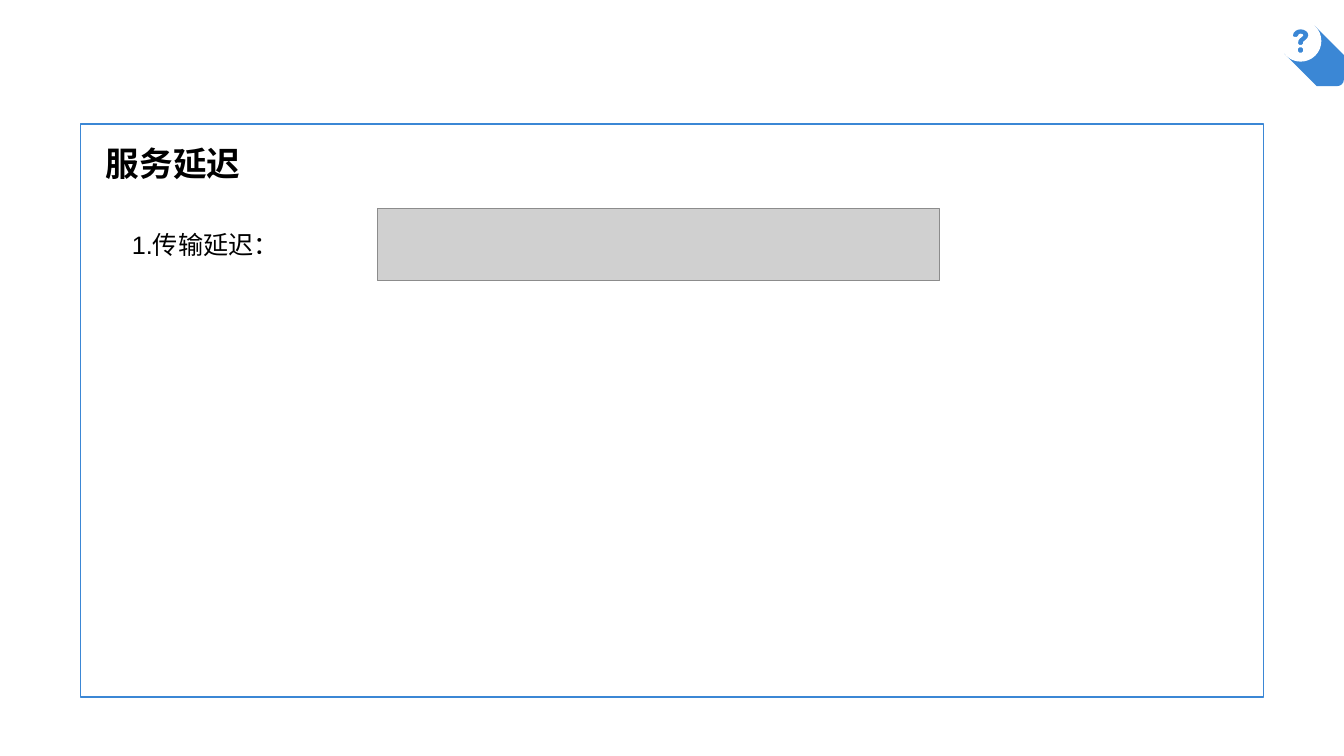
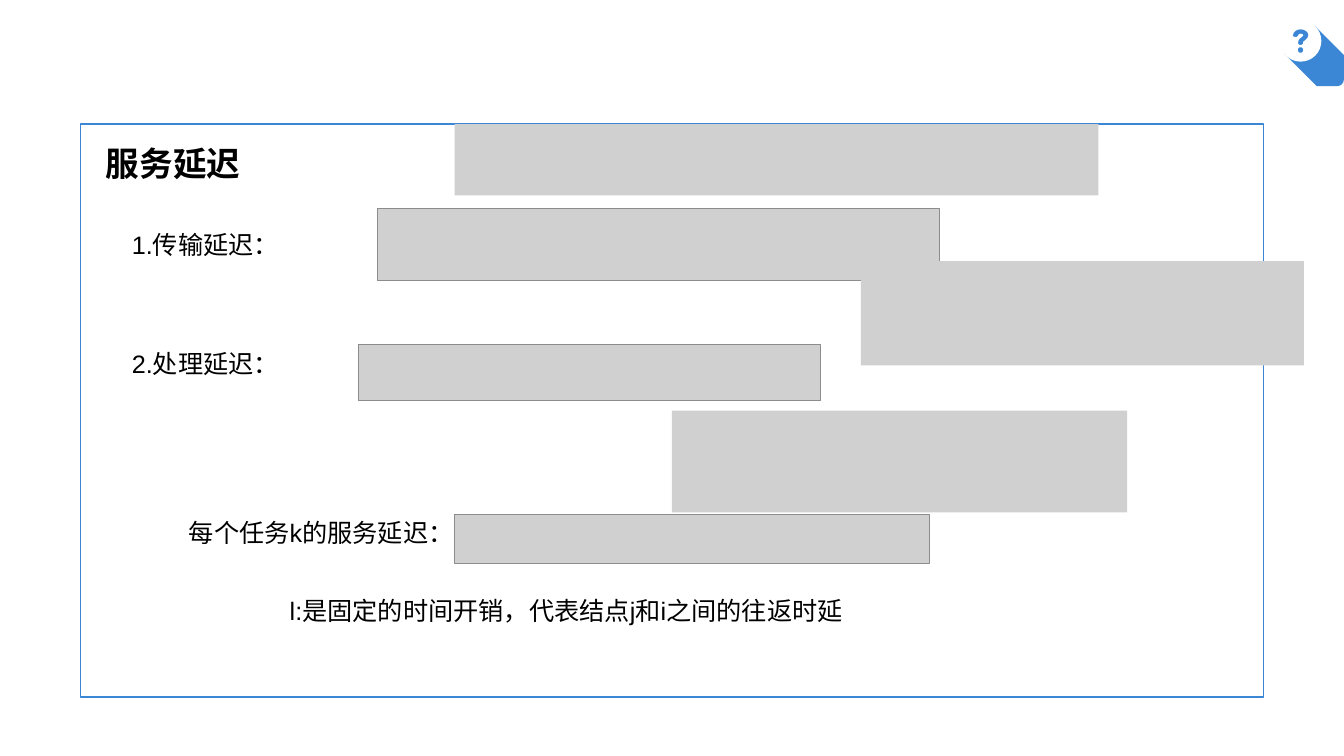
Before and after one commit to AlfredChiang/Mobile-Edge-Computing, a slide deck: slide 6 of Folo Latency andQuality Optimized Task Allocation in Vehicular Fog Computing/2018-11-20.pptx. Drawn at 1344x756 pixels with LibreOffice and Linux fonts; fonts in the diff are those of the drawing; grey boxes stand for pictures; background and template pictures are left out. Boxes give left, top, right and bottom in pixels: in the first picture for what was removed or moved away, otherwise in the second. Text is boxed around its words. In the diff, an @@ line names an element or a change of style, - is before the commit and + after.

Commit message:
2018-11-18

```diff
--- a/Folo Latency andQuality Optimized Task Allocation in Vehicular Fog Computing/2018-11-20.pptx
+++ b/Folo Latency andQuality Optimized Task Allocation in Vehicular Fog Computing/2018-11-20.pptx
@@ picture added at (x1=455, y1=124, x2=1099, y2=196) @@
@@ picture added at (x1=861, y1=261, x2=1305, y2=365) @@
@@ text added at (x1=132, y1=353, x2=279, y2=375), 18 pt, text #000000 @@
+2.处理延迟：
@@ picture added at (x1=359, y1=345, x2=821, y2=400) @@
@@ picture added at (x1=673, y1=410, x2=1128, y2=512) @@
@@ text added at (x1=189, y1=520, x2=454, y2=544), 18 pt, text #000000 @@
+每个任务k的服务延迟：
@@ picture added at (x1=455, y1=514, x2=930, y2=564) @@
@@ text added at (x1=290, y1=600, x2=843, y2=626), 18 pt, text #000000 @@
+l:是固定的时间开销，代表结点j和i之间的往返时延
```
Also in this commit, not shown: 1 slide added, 1 slide removed.
